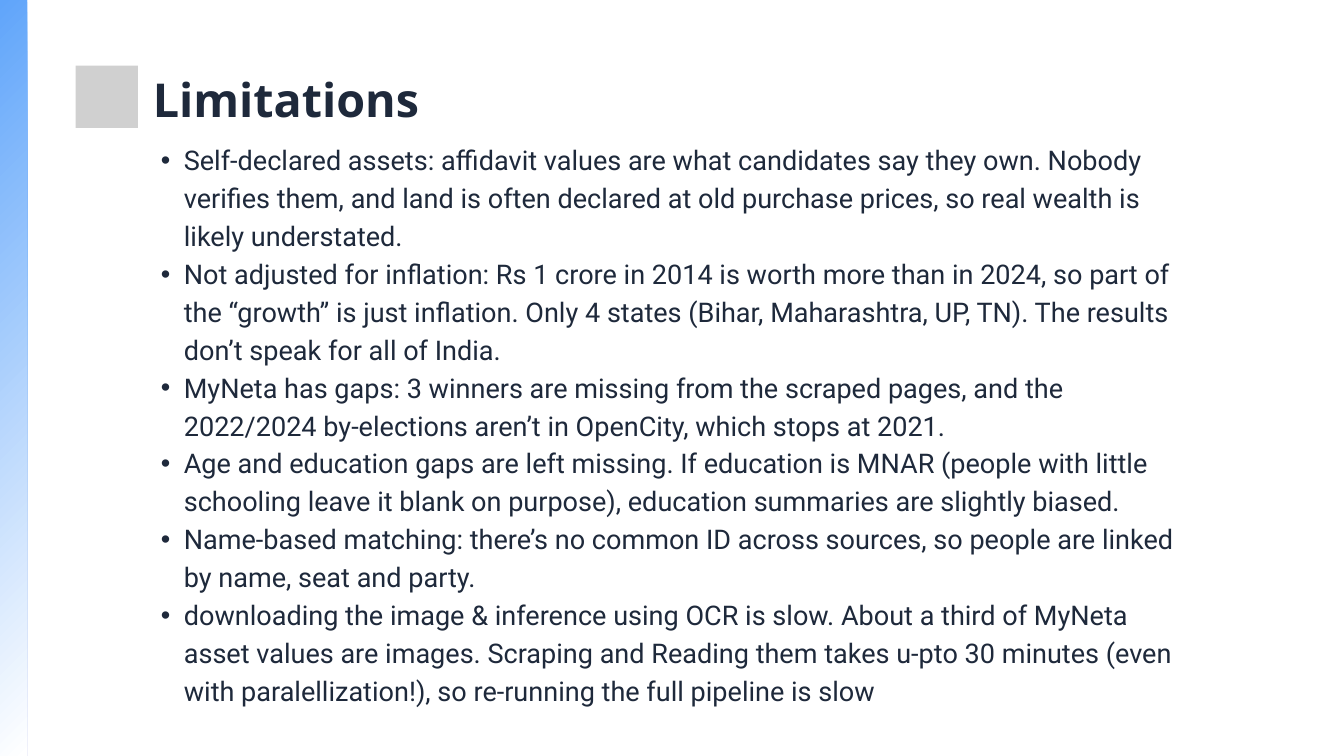
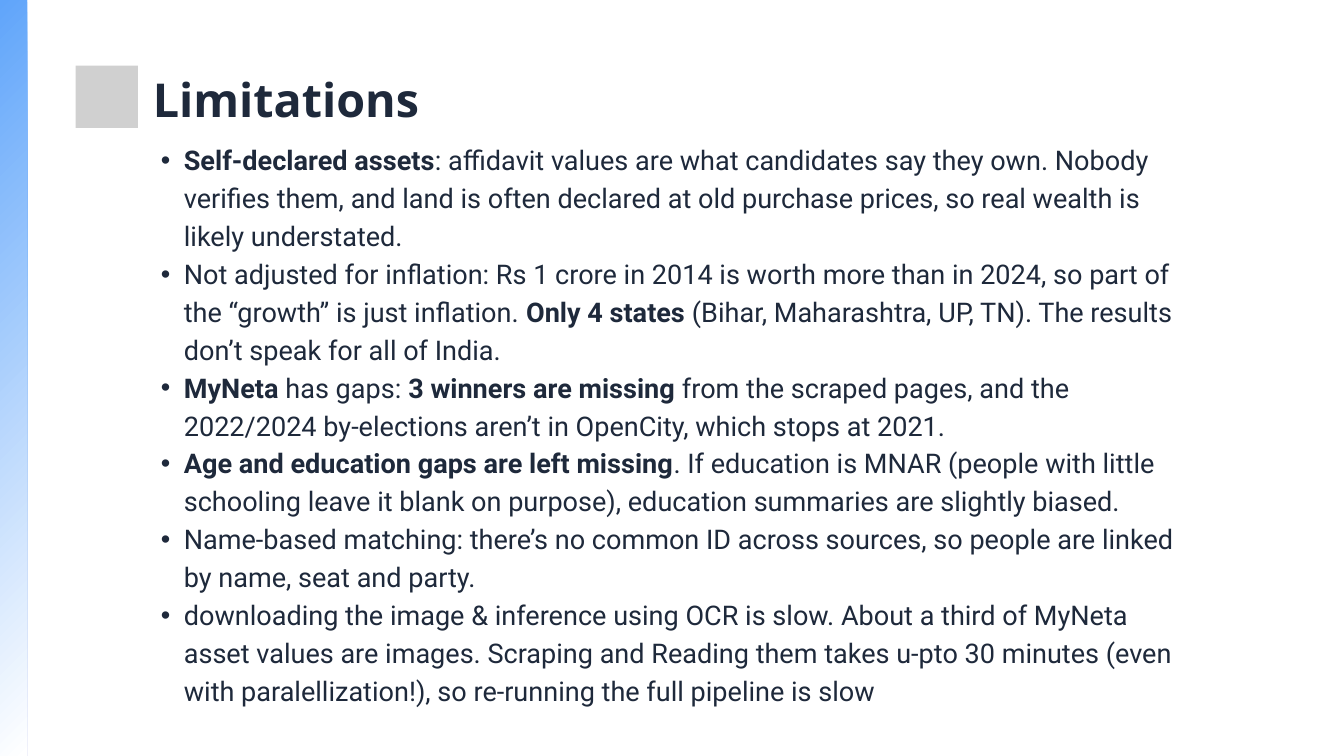
Before and after one commit to Bhupathi-Nithin-Agnihotri/DCV-Project, a slide deck: slide 14 of DCV-Project.pptx. Drawn at 1344x756 pixels with LibreOffice and Linux fonts; fonts in the diff are those of the drawing; grey boxes stand for pictures. Boxes give left, top, right and bottom in pixels: in the first picture for what was removed or moved away, otherwise in the second. Text is boxed around its words. In the diff, an @@ line names an element or a change of style, - is before the commit and + after.

```diff
--- a/DCV-Project.pptx
+++ b/DCV-Project.pptx
@@ text at (184, 149, 1172, 517): bold on in "Self-declared assets:", "Only 4 states", "MyNeta 3 winners are missing", "Age and education gaps are left missing." @@
```
Also in this commit, not shown: 10 other slides changed, 1 other file.
